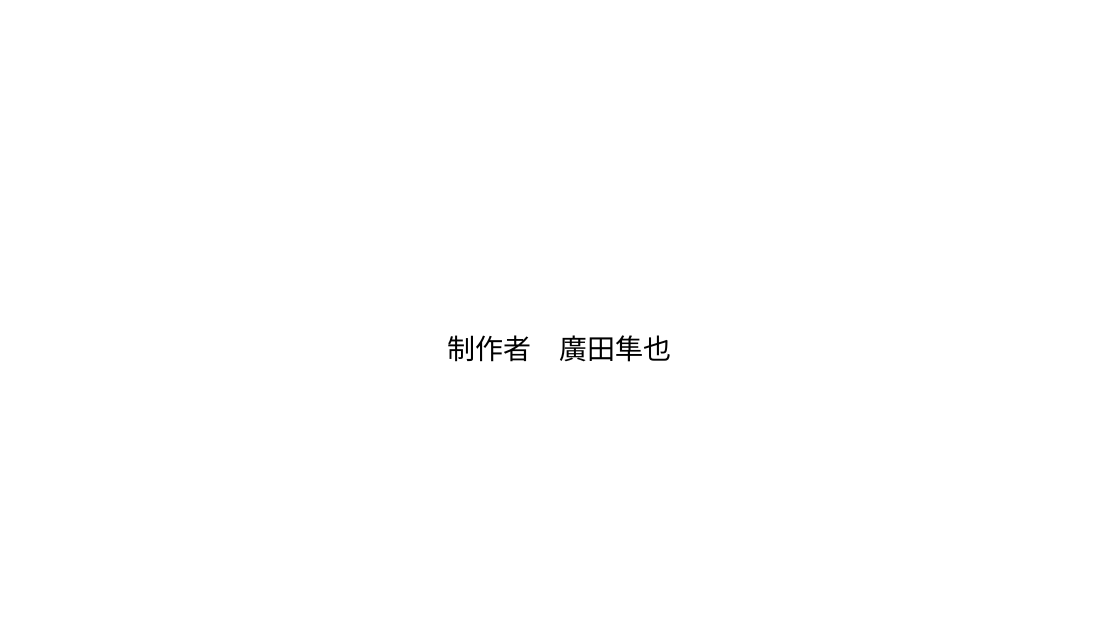
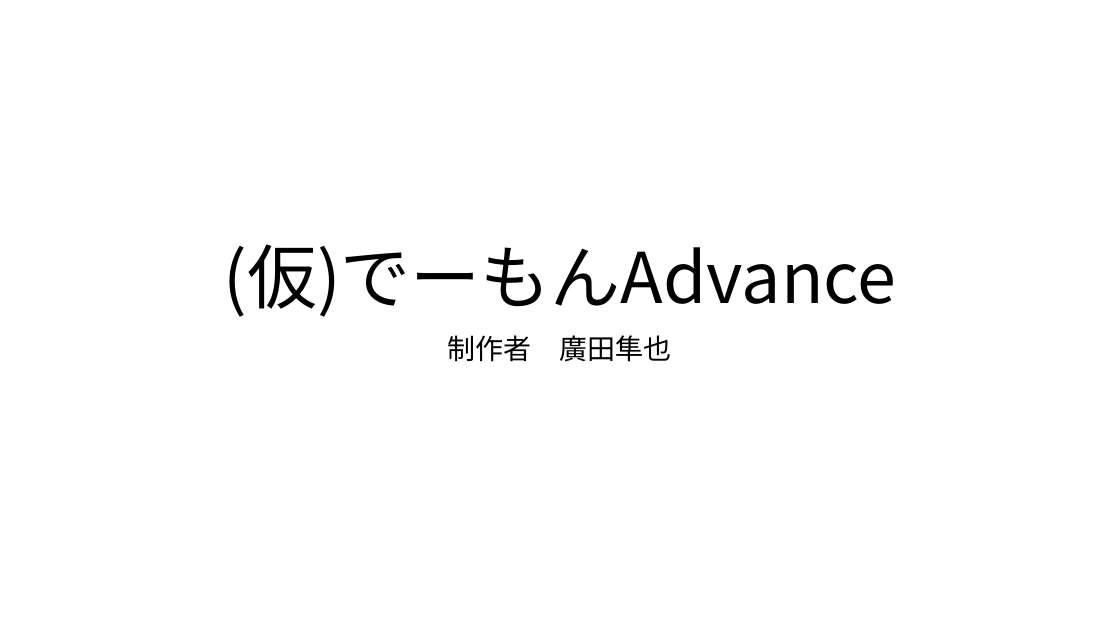
Before and after one commit to 2022Game/15Hirota, a slide deck: slide 1 of 3DLv2_2023_vs2019_Game/Plan/ゲームプレゼンテーション.pptx. Drawn at 1120x630 pixels with LibreOffice and Linux fonts; fonts in the diff are those of the drawing. Boxes give left, top, right and bottom in pixels: in the first picture for what was removed or moved away, otherwise in the second. Text is boxed around its words. In the diff, an @@ line names an element or a change of style, - is before the commit and + after.

```diff
--- a/3DLv2_2023_vs2019_Game/Plan/ゲームプレゼンテーション.pptx
+++ b/3DLv2_2023_vs2019_Game/Plan/ゲームプレゼンテーション.pptx
@@ title added at <box>223,244,896,317</box>, 60 pt, text #000000 @@
+(仮)でーもんAdvance
```
Also in this commit, not shown: 2 other slides changed, 3 slides added, 2 other files.
